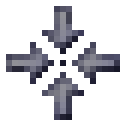
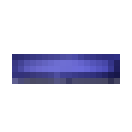
Layer changes from the first w=132, h=132 image to the second:
added layer "Layer 5 copy" above "Layer 5" over (x1=12, y1=54, x2=120, y2=84)
hid "Layer 4", painted on it over (x1=6, y1=6, x2=120, y2=120)
